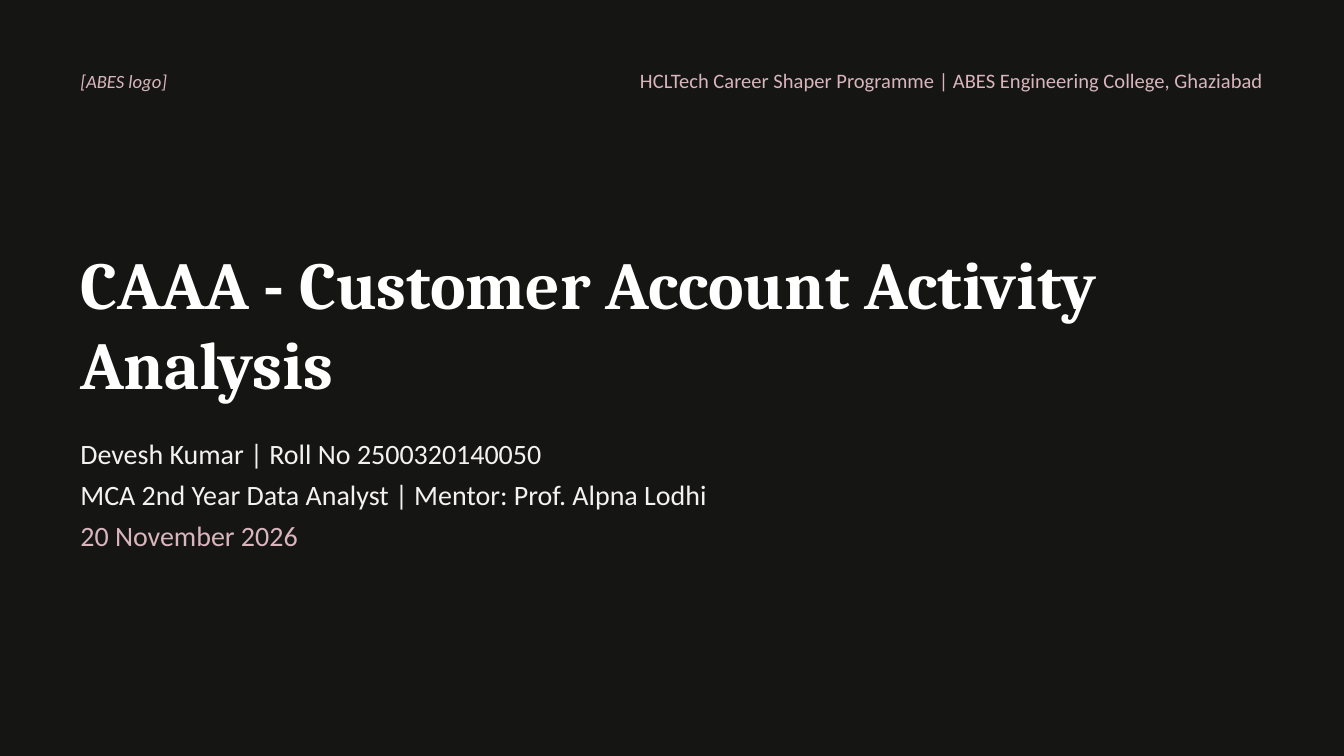
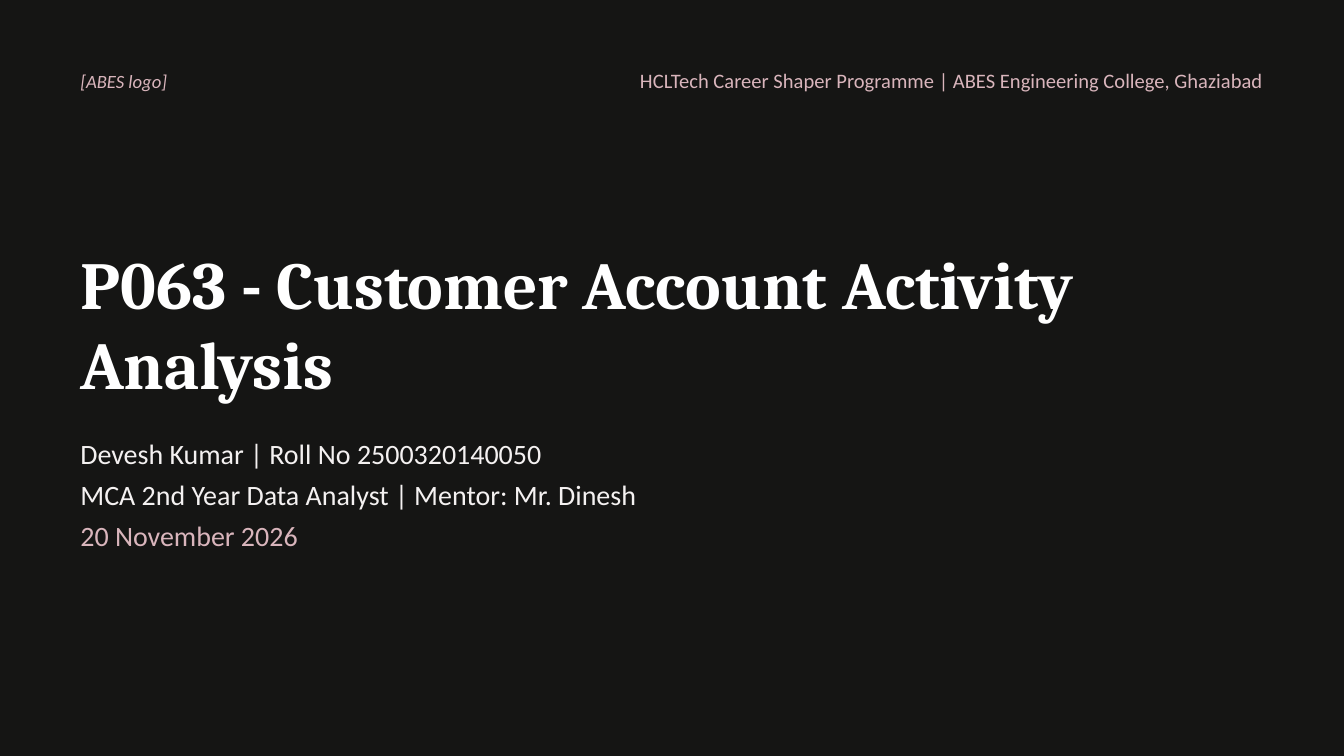
Before and after one commit to DeveshCodes07/Customer-Account-Activity-Analysis, a slide deck: slide 1 of docs/18_CAAA_Presentation.pptx. Drawn at 1344x756 pixels with LibreOffice and Linux fonts; fonts in the diff are those of the drawing. Boxes give left, top, right and bottom in pixels: in the first picture for what was removed or moved away, otherwise in the second. Text is boxed around its words. In the diff, an @@ line names an element or a change of style, - is before the commit and + after.

Commit message:
METADATA: Update Roll No (2500320140050), Batch (Batch 01), Project ID (P063), and Mentor (Mr. Dinesh - Data Analytics)

```diff
--- a/docs/18_CAAA_Presentation.pptx
+++ b/docs/18_CAAA_Presentation.pptx
@@ text at bbox=[80, 262, 1074, 404]: text changed @@
-CAAA - Customer Account Activity Analysis
+P063 - Customer Account Activity Analysis
@@ text at bbox=[80, 485, 636, 510]: text changed @@
-MCA 2nd Year Data Analyst | Mentor: Prof. Alpna Lodhi
+MCA 2nd Year Data Analyst | Mentor: Mr. Dinesh
```
Also in this commit, not shown: 10 other slides changed, 59 other files.
